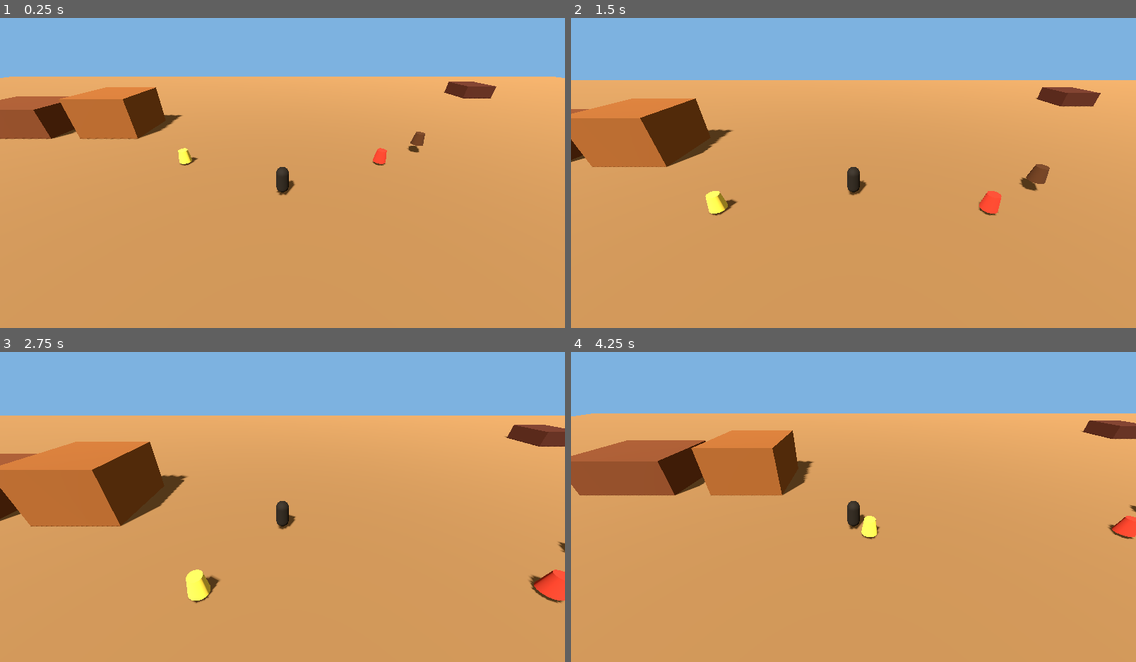
Above: before the commit, frames 1-4 (two rows, left to right).
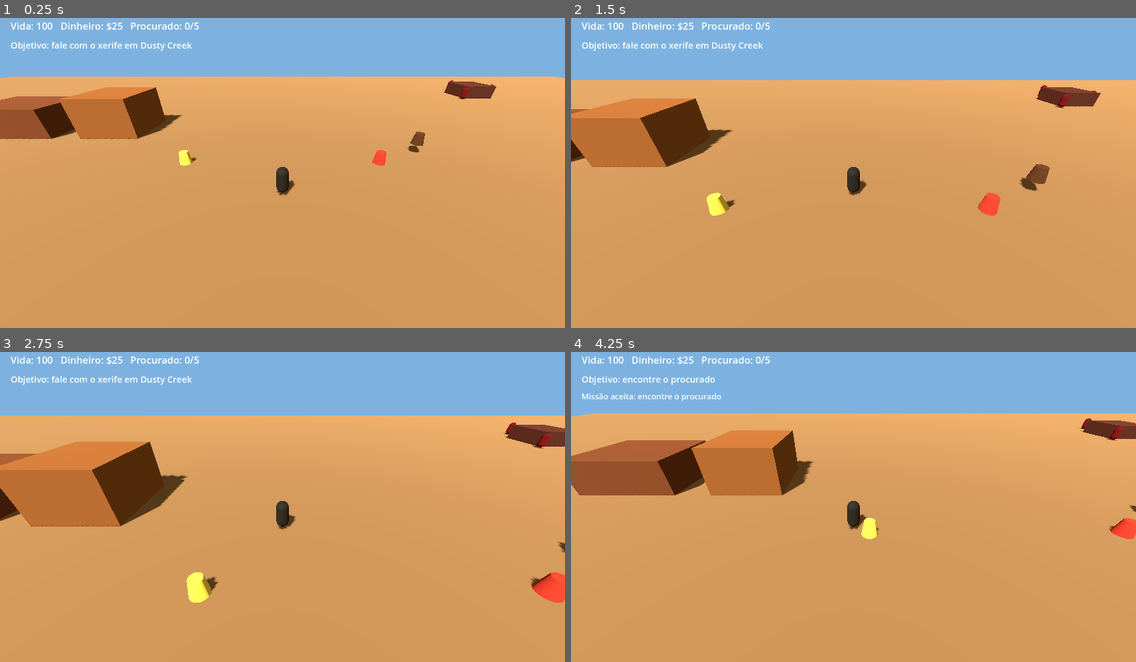
Above: after the commit, the same moments.

Repository: ricksilvahofc-star/henry-ia
Game: Godot game, scene res://scenes/main.tscn
Same seed, same stepped clock (60 frames per second), same inputs: the game is played once before the commit and once after it.
Inputs (mouse positions are in pixels of both pictures, inside the frame that each line leads up to):
- Up to frame 1 (0.25 s): no input
- Up to frame 2 (1.5 s): tap Enter at 0.5 s; move the mouse to (825, 231) at 0.52 s; hold W (move_up) from 0.53 s (still down); click (825, 231) at 0.6 s; tap E (interact) at 0.8, 1.35 s; move the mouse to (1023, 216) at 1.27 s
- Up to frame 3 (2.75 s): click (452, 550) at 1.55 s; move the mouse to (113, 454) at 2.02 s; release W (move_up) at 2.03 s; hold A (move_left) from 2.03 s (still down); click (113, 454) at 2.1 s; tap E (interact) at 2.3 s
- Up to frame 4 (4.25 s): move the mouse to (881, 503) at 2.77 s; tap E (interact) at 2.85, 3.8 s; click (881, 503) at 3.05 s; move the mouse to (768, 423) at 3.52 s; release A (move_left) at 3.53 s; hold S (move_down) from 3.53 s (still down); click (768, 423) at 3.6 s

The runs differ from the first frame. In frame 1, 0.7% of the frame differs, in the area x 1-88%, y 1-48%; in frame 2, 0.8%; in frame 3, 1.0%, in the area x 1-100%, y 1-82%; in frame 4, 1.0%.

Commit message:
Expand Henry Western 3D gameplay foundation

Diff:
--- a/scripts/main_3d.gd
+++ b/scripts/main_3d.gd
@@ -1,29 +1,43 @@
 extends Node3D
 
-# Henry Western - 3D foundation
-# Offline single-player architecture. Systems are intentionally separated so
-# terrain, player, horse, combat, NPCs, missions and shops can grow independently.
+# Henry Western - 3D playable foundation
+# Offline single-player architecture for Android.
+# Systems are kept lightweight and modular so the world can grow by regions.
 
 const WORLD_SIZE := Vector2(160.0, 110.0)
 const PLAYER_SPEED := 6.0
 const HORSE_SPEED := 10.0
+const INTERACTION_DISTANCE := 4.0
+const BULLET_DAMAGE := 34
+const ENEMY_DAMAGE := 8
 
 var player: CharacterBody3D
 var camera: Camera3D
 var horse_position := Vector3(12.0, 0.8, -6.0)
+var sheriff_position := Vector3(-8.0, 0.0, -4.0)
+var mission_target_position := Vector3(8.0, 0.0, -4.0)
 var money := 25
 var health := 100
 var wanted := 0
 var mounted := false
 var mission_state := "not_started"
+var mission_reward := 50
+var mission_target_health := 100
+var enemies: Array[Node3D] = []
+var hud_label: Label
+var objective_label: Label
+var status_label: Label
+var horse_marker: MeshInstance3D
 
 func _ready() -> void:
 	player = $Player
 	camera = $Camera3D
 	_build_placeholder_world()
+	_build_hud()
 	_update_camera()
-
-func _physics_process(delta: float) -> void:
+	_update_hud()
+
+func _physics_process(_delta: float) -> void:
 	if player == null:
 		return
 
@@ -34,25 +48,40 @@
 	player.move_and_slide()
 	player.position.x = clamp(player.position.x, -WORLD_SIZE.x * 0.5, WORLD_SIZE.x * 0.5)
 	player.position.z = clamp(player.position.z, -WORLD_SIZE.y * 0.5, WORLD_SIZE.y * 0.5)
+
+	if Input.is_action_just_pressed("interact"):
+		_interact()
+	if Input.is_action_just_pressed("fire"):
+		_fire()
+
+	_update_enemies()
 	_update_camera()
+	_update_hud()
 
 func _update_camera() -> void:
 	camera.position = player.position + Vector3(0.0, 7.5, 11.0)
 	camera.look_at(player.position + Vector3(0.0, 0.8, 0.0))
 
 func _build_placeholder_world() -> void:
-	# Temporary original placeholders establish the 3D gameplay scale without
-	# importing copyrighted assets. Detailed western meshes will replace these.
+	# Original primitives preserve the existing large-map layout while gameplay is built.
 	_create_box(Vector3(8, 3, 6), Vector3(-28, 1.5, -12), Color(0.38, 0.20, 0.10), "DustyCreekSaloon")
 	_create_box(Vector3(6, 4, 6), Vector3(-18, 2, -12), Color(0.48, 0.28, 0.12), "DustyCreekStore")
 	_create_box(Vector3(10, 3, 8), Vector3(20, 1.5, 24), Color(0.32, 0.18, 0.09), "RanchoRedRock")
 	_create_box(Vector3(7, 5, 7), Vector3(48, 2.5, 34), Color(0.20, 0.20, 0.18), "BlackRidgeMine")
 	_create_box(Vector3(5, 2, 5), Vector3(35, 1, -30), Color(0.26, 0.12, 0.08), "BanditCamp")
-	_create_marker(Vector3(-8, 0.15, -4), Color(0.85, 0.75, 0.25), "Sheriff")
-	_create_marker(horse_position, Color(0.28, 0.16, 0.08), "Horse")
-	_create_marker(Vector3(8, 0.15, -4), Color(0.65, 0.18, 0.12), "MissionTarget")
+	_create_marker(sheriff_position, Color(0.85, 0.75, 0.25), "Sheriff")
+	horse_marker = _create_marker(horse_position, Color(0.28, 0.16, 0.08), "Horse")
+	_create_marker(mission_target_position, Color(0.65, 0.18, 0.12), "MissionTarget")
+
+	# A small group of original enemy placeholders around the bandit region.
+	_create_enemy(Vector3(32, 1, -27), "Bandit_A")
+	_create_enemy(Vector3(39, 1, -30), "Bandit_B")
+	_create_enemy(Vector3(35, 1, -35), "Bandit_C")
 
 func _create_box(size: Vector3, position: Vector3, color: Color, node_name: String) -> void:
+	var body := StaticBody3D.new()
+	body.name = node_name
+	body.position = position
 	var mesh_instance := MeshInstance3D.new()
 	var mesh := BoxMesh.new()
 	mesh.size = size
@@ -61,11 +90,15 @@
 	material.albedo_color = color
 	material.roughness = 0.9
 	mesh_instance.material_override = material
-	mesh_instance.position = position
-	mesh_instance.name = node_name
-	add_child(mesh_instance)
-
-func _create_marker(position: Vector3, color: Color, node_name: String) -> void:
+	body.add_child(mesh_instance)
+	var collision := CollisionShape3D.new()
+	var shape := BoxShape3D.new()
+	shape.size = size
+	collision.shape = shape
+	body.add_child(collision)
+	add_child(body)
+
+func _create_marker(position: Vector3, color: Color, node_name: String) -> MeshInstance3D:
 	var marker := MeshInstance3D.new()
 	var mesh := CylinderMesh.new()
 	mesh.top_radius = 0.35
@@ -78,3 +111,107 @@
 	marker.position = position + Vector3(0, 0.5, 0)
 	marker.name = node_name
 	add_child(marker)
+	return marker
+
+func _create_enemy(position: Vector3, node_name: String) -> void:
+	var enemy := MeshInstance3D.new()
+	enemy.name = node_name
+	var mesh := CapsuleMesh.new()
+	mesh.radius = 0.42
+	mesh.height = 1.8
+	enemy.mesh = mesh
+	var material := StandardMaterial3D.new()
+	material.albedo_color = Color(0.35, 0.04, 0.03)
+	enemy.material_override = material
+	enemy.position = position
+	enemy.set_meta("health", 100)
+	enemy.set_meta("active", true)
+	add_child(enemy)
+	enemies.append(enemy)
+
+func _interact() -> void:
+	if player.position.distance_to(horse_position) <= INTERACTION_DISTANCE:
+		mounted = not mounted
+		if mounted:
+			status_label.text = "Montado no cavalo"
+		else:
+			status_label.text = "Você desmontou"
+		return
+
+	if player.position.distance_to(sheriff_position) <= INTERACTION_DISTANCE:
+		if mission_state == "not_started":
+			mission_state = "active"
+			status_label.text = "Missão aceita: encontre o procurado"
+		elif mission_state == "return":
+			mission_state = "completed"
+			money += mission_reward
+			wanted = max(0, wanted - 1)
+			status_label.text = "Missão concluída! +$%d" % mission_reward
+
+func _fire() -> void:
+	var nearest: Node3D = null
+	var nearest_distance := 9999.0
+	for enemy in enemies:
+		if not is_instance_valid(enemy) or not enemy.get_meta("active", false):
+			continue
+		var distance := player.position.distance_to(enemy.position)
+		if distance < nearest_distance and distance <= 22.0:
+			nearest = enemy
+			nearest_distance = distance
+
+	if nearest == null:
+		return
+
+	var enemy_health: int = int(nearest.get_meta("health", 100)) - BULLET_DAMAGE
+	nearest.set_meta("health", enemy_health)
+	wanted = min(5, wanted + 1)
+	if enemy_health <= 0:
+		nearest.set_meta("active", false)
+		nearest.visible = false
+		if mission_state == "active":
+			mission_state = "return"
+			status_label.text = "Alvo neutralizado. Volte ao xerife."
+
+func _update_enemies() -> void:
+	for enemy in enemies:
+		if not is_instance_valid(enemy) or not enemy.get_meta("active", false):
+			continue
+		var distance := enemy.position.distance_to(player.position)
+		if distance < 16.0 and distance > 2.5:
+			var direction := enemy.position.direction_to(player.position)
+			enemy.position += direction * 1.5 * get_physics_process_delta_time()
+		elif distance <= 2.5:
+			health = max(0, health - ENEMY_DAMAGE)
+
+func _build_hud() -> void:
+	var layer := CanvasLayer.new()
+	layer.name = "HUD"
+	add_child(layer)
+
+	hud_label = Label.new()
+	hud_label.position = Vector2(24, 20)
+	hud_label.add_theme_font_size_override("font_size", 22)
+	layer.add_child(hud_label)
+
+	objective_label = Label.new()
+	objective_label.position = Vector2(24, 65)
+	objective_label.add_theme_font_size_override("font_size", 20)
+	layer.add_child(objective_label)
+
+	status_label = Label.new()
+	status_label.position = Vector2(24, 105)
+	status_label.add_theme_font_size_override("font_size", 18)
+	layer.add_child(status_label)
+
+func _update_hud() -> void:
+	if hud_label == null:
+		return
+	hud_label.text = "Vida: %d   Dinheiro: $%d   Procurado: %d/5" % [health, money, wanted]
+	if mission_state == "not_started":
+		objective_label.text = "Objetivo: fale com o xerife em Dusty Creek"
+	elif mission_state == "active":
+		objective_label.text = "Objetivo: encontre o procurado"
+	elif mission_state == "return":
+		objective_label.text = "Objetivo: volte ao xerife"
+	else:
+		objective_label.text = "Objetivo: explore o Oeste"
